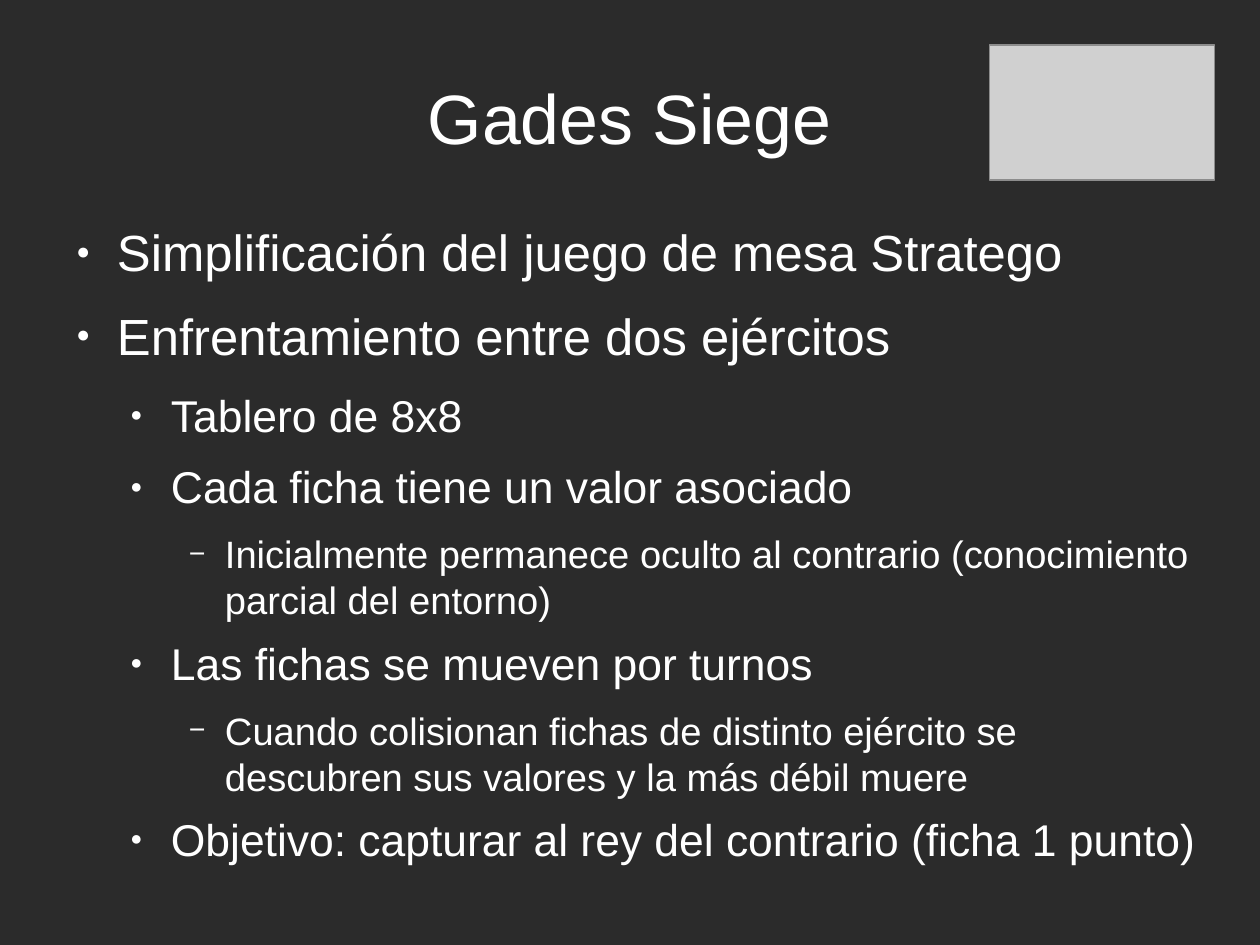
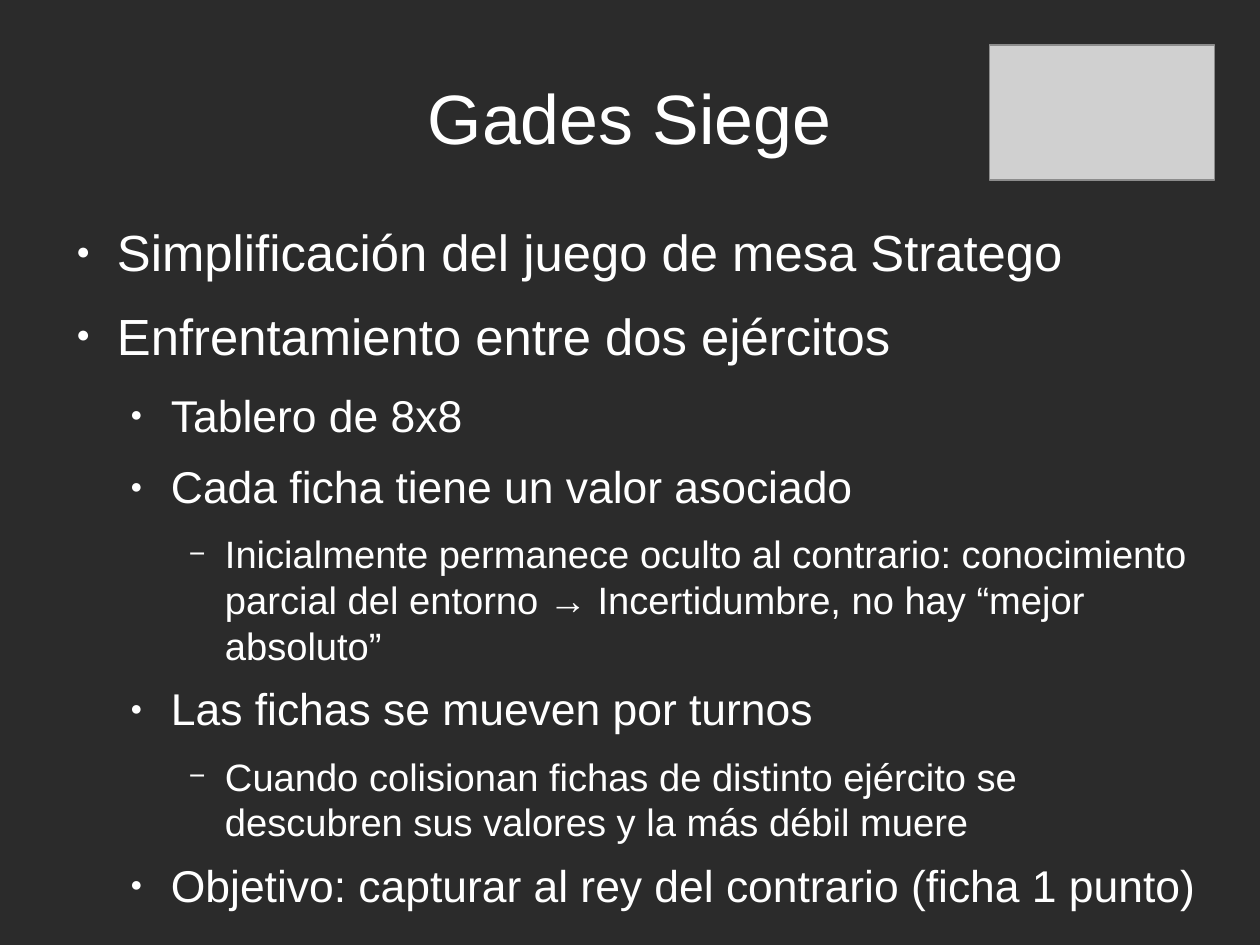
Before and after one commit to rompehielos013013013/gsiege, a slide deck: slide 12 of presentacion/expertoUCLM2014/SSEE-IA.odp. Drawn at 1260x945 pixels with LibreOffice and Linux fonts; fonts in the diff are those of the drawing; grey boxes stand for pictures; background and template pictures are left out; a plain dark background stands for a picture behind light text. Boxes give left, top, right and bottom in pixels: in the first picture for what was removed or moved away, otherwise in the second. Text is boxed around its words. In the diff, an @@ line names an element or a change of style, - is before the commit and + after.

```diff
--- a/presentacion/expertoUCLM2014/SSEE-IA.odp
+++ b/presentacion/expertoUCLM2014/SSEE-IA.odp
@@ text at [225,540,1186,661]: text changed @@
-    − Inicialmente permanece oculto al contrario (conocimiento parcial del entorno)
+    − Inicialmente permanece oculto al contrario: conocimiento parcial del entorno → Incertidumbre, no hay “mejor absoluto”
```
Also in this commit, not shown: 17 other slides changed, 6 slides added, 1 other file.
